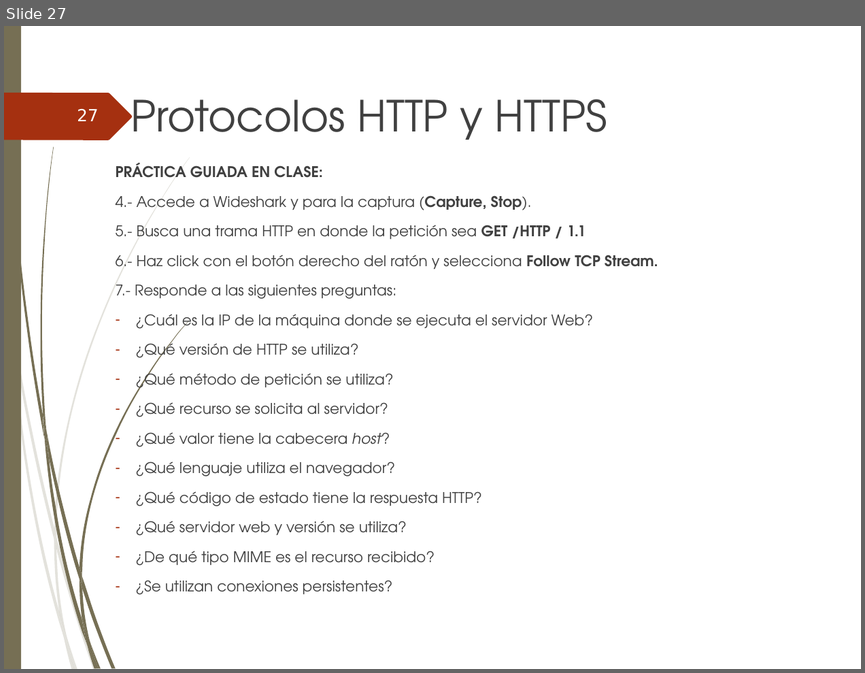
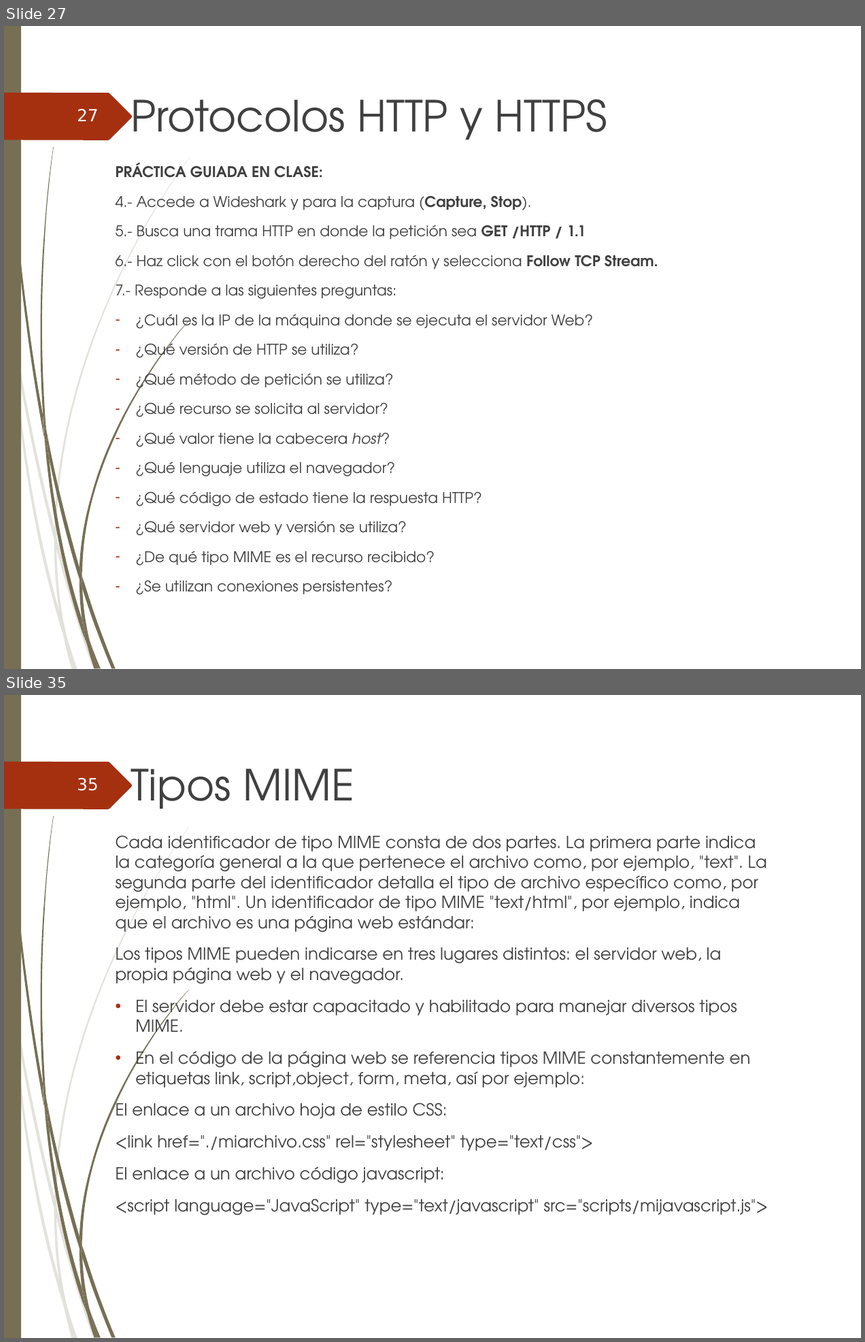
Before and after one commit to ammDAW/daw, a slide deck: 2_DAW/DAW - Beatriz/Unidad2/UT2_Administracion de servidores web.ppt. Shown one above the other, each under a label of ours: slide 27 before the commit, slides 27 and 35 after it; the slides between them are not shown. The pictures are 865x673 and 865x1342 pixels, drawn with LibreOffice and Linux fonts; fonts in the diff are those of the drawing; background and template pictures are left out. Boxes give left, top, right and bottom in pixels: in the first picture for what was removed or moved away, otherwise in the second. Text is boxed around its words. In the diff, an @@ line names an element or a change of style, - is before the commit and + after.

```diff
--- a/2_DAW/DAW - Beatriz/Unidad2/UT2_Administracion de servidores web.ppt
+++ b/2_DAW/DAW - Beatriz/Unidad2/UT2_Administracion de servidores web.ppt
@@ slide 35 added at (4, 695, 861, 1338), background picture (left out); not listed: 24 template elements that a slide beside it also shows @@
@@ title added at (130, 768, 355, 809), 36 pt, text #404040 @@
+Tipos MIME
@@ page number added at (77, 778, 98, 791), 14 pt, text #FEFFFF @@
+35
@@ text added at (116, 835, 768, 1215), 14 pt, text #404040 @@
+Cada identificador de tipo MIME consta de dos partes. La primera parte indica la categoría general a la que pertenece el archivo como, por ejemplo, "text". La segunda parte del identificador detalla el tipo de archivo específico como, por ejemplo, "html". Un identificador de tipo MIME "text/html", por ejemplo, indica que el archivo es una página web estándar:
+Los tipos MIME pueden indicarse en tres lugares distintos: el servidor web, la propia página web y el navegador.
+• El servidor debe estar capacitado y habilitado para manejar diversos tipos MIME.
+• En el código de la página web se referencia tipos MIME constantemente en etiquetas link, script,object, form, meta, así por ejemplo:
+El enlace a un archivo hoja de estilo CSS:
+<link href="./miarchivo.css" rel="stylesheet" type="text/css">
+El enlace a un archivo código javascript:
+<script language="JavaScript" type="text/javascript" src="scripts/mijavascript.js">
```
Also in this commit, not shown: 2 slides changed, 10 other slides added, 2 other files.
